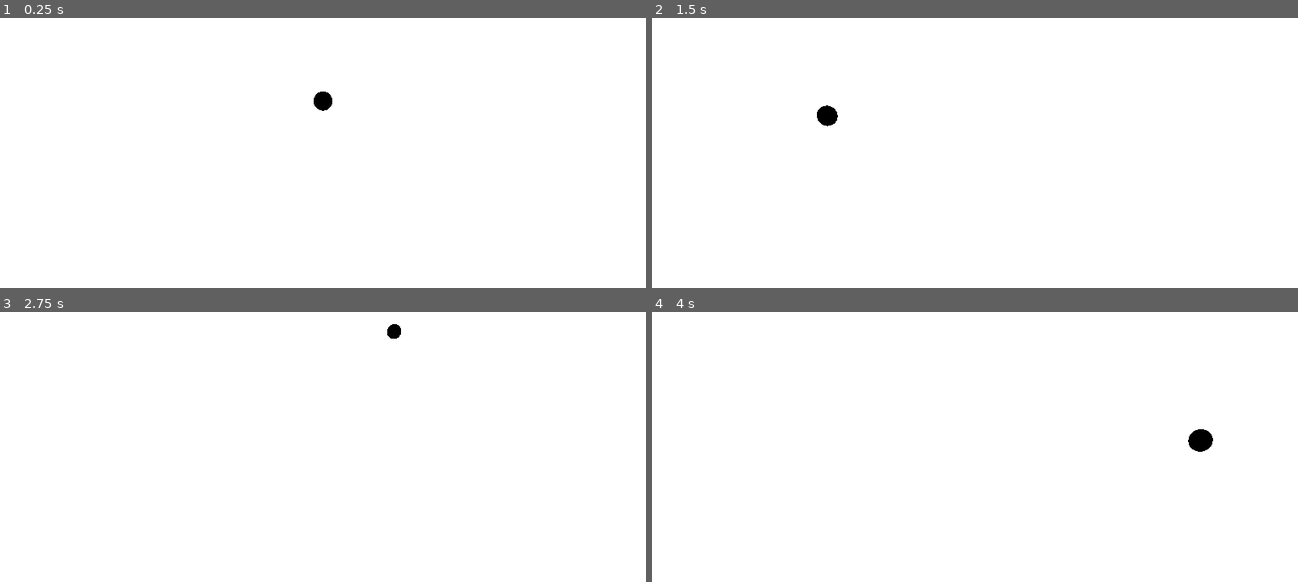
Above: before the commit, frames 1-4 (two rows, left to right).
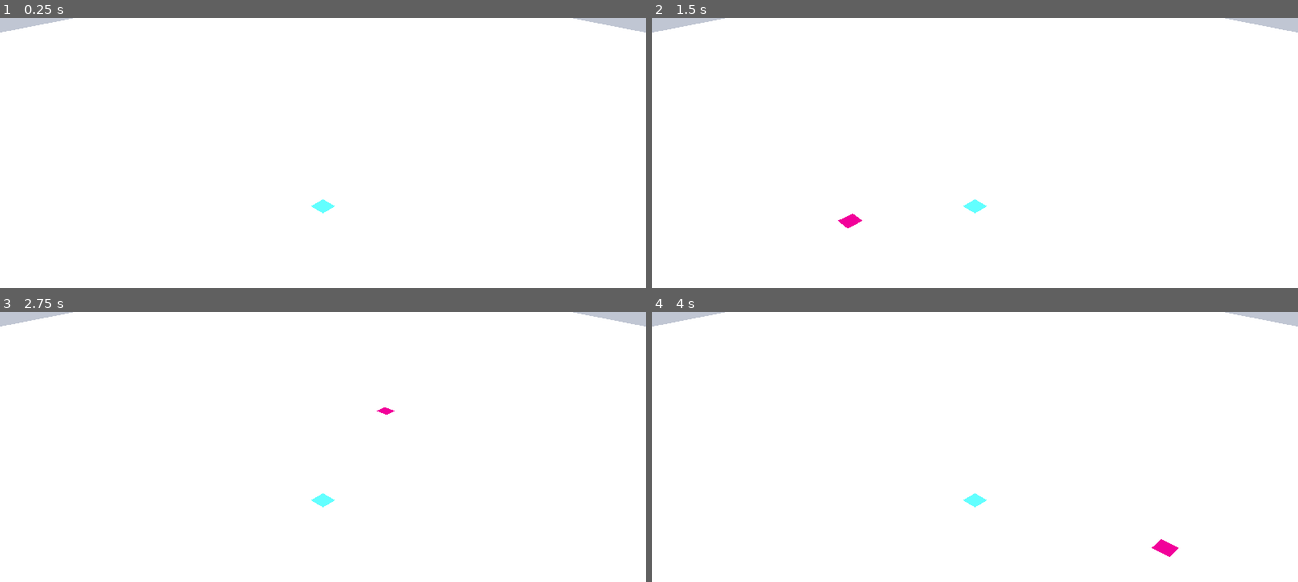
Above: after the commit, the same moments.

Repository: AlbertoHdezCerezo/a-godot-city-builder
Game: Godot game, scene res://scenes/sandbox/Sandbox.tscn
The game is run twice, just before and just after one commit, with the same random seed, the same clock (stepped at 60 frames per second) and the same inputs.
Inputs (mouse positions are in pixels of both pictures, inside the frame that each line leads up to):
- Up to frame 1 (0.25 s): no input
- Up to frame 2 (1.5 s): tap Enter at 0.5 s; move the mouse to (1117, 180) at 0.52 s; tap Space at 1.25 s; move the mouse to (845, 217) at 1.27 s
- Up to frame 3 (2.75 s): tap Enter at 2 s; move the mouse to (387, 414) at 2.02 s
- Up to frame 4 (4 s): tap Space at 2.75 s; move the mouse to (942, 565) at 2.77 s; tap Enter at 3.5 s; move the mouse to (1168, 546) at 3.52 s

The runs differ from the first frame. In frame 1, 0.9% of the frame differs, in the area x 0-100%, y 0-73%; in frame 2, 1.0%; in frame 3, 0.9%; in frame 4, 1.1%, in the area x 0-100%, y 0-91%.

Commit message:
chore: `BuilderGridmap` scene
Extends the existing `Gridmap` node with some basic logic to map world 3D coordinates to grid tiles.

Diff:
--- a/scenes/builder/builder.gd
+++ b/scenes/builder/builder.gd
@@ -1,5 +1,3 @@
-@tool
-
 extends Node3D
 
 class_name Builder
@@ -28,7 +26,7 @@
 		cursor_to_world_raycaster = null
 
 # Tile map where buildings will be places
-@export var gridmap: GridMap
+@export var builder_gridmap: BuilderGridmap
 
 # In-Game 3D cursor to preview buildinds to be placed in city
 @export var selector: Node3D
@@ -43,12 +41,8 @@
 	_move_selector_to_cursor_position()
 
 func _move_selector_to_cursor_position() -> void:
-	if _can_move_selector():
-		var new_position = cursor_to_world_raycaster.screen_cursor_position_in_world()
+	var cursor_position_in_world = cursor_to_world_raycaster.screen_cursor_position_in_world()
 
-		if new_position != null:
-			selector.position.x = new_position.x
-			selector.position.z = new_position.z
+	if cursor_position_in_world == null: return
 
-func _can_move_selector() -> bool:
-	return cursor_to_world_raycaster != null and selector != null
+	selector.position = builder_gridmap.world_position_to_tile_center(cursor_position_in_world) * Vector3(1, 0, 1)
--- a/scenes/builder/builder.tscn
+++ b/scenes/builder/builder.tscn
@@ -2,21 +2,21 @@
 
 [ext_resource type="Script" path="res://scenes/builder/builder.gd" id="1_ipd0f"]
 
-[sub_resource type="StandardMaterial3D" id="StandardMaterial3D_5njrq"]
+[sub_resource type="StandardMaterial3D" id="StandardMaterial3D_3vicn"]
 shading_mode = 0
-albedo_color = Color(0, 0, 0, 1)
+albedo_color = Color(0.889043, 2.02149e-06, 0.471187, 1)
 
-[sub_resource type="SphereMesh" id="SphereMesh_x2j0n"]
-material = SubResource("StandardMaterial3D_5njrq")
-radius = 0.1
-height = 0.2
+[sub_resource type="BoxMesh" id="BoxMesh_t52jh"]
+material = SubResource("StandardMaterial3D_3vicn")
+size = Vector3(1, 0, 1)
 
-[node name="Builder" type="Node3D"]
+[node name="Builder" type="Node3D" node_paths=PackedStringArray("selector")]
 script = ExtResource("1_ipd0f")
+selector = NodePath("GroundTileSelector")
 
 [node name="GroundTileSelector" type="Node3D" parent="."]
 
 [node name="Pointer" type="MeshInstance3D" parent="GroundTileSelector"]
-transform = Transform3D(1, 0, 0, 0, 1, 0, 0, 0, 1, 0, 1.27, 0)
+transform = Transform3D(1, 0, 0, 0, 1, 0, 0, 0, 1, 0, 0.01, 0)
 cast_shadow = 0
-mesh = SubResource("SphereMesh_x2j0n")
+mesh = SubResource("BoxMesh_t52jh")
--- /dev/null
+++ b/scenes/builder_gridmap/builder_gridmap.gd
@@ -0,0 +1,19 @@
+extends GridMap
+
+class_name BuilderGridmap
+
+func tile_local_center() -> Vector3:
+	return cell_size * 0.5
+
+func world_position_to_tile_coordinates(position: Vector3) -> Vector3:
+	return Vector3(
+		round((position.x - tile_local_center().x) / cell_size.x),
+		round((position.y - tile_local_center().y) / cell_size.y),
+		round((position.z - tile_local_center().z) / cell_size.z)
+	)
+
+func tile_coordinates_to_world_position(tile_coordinates: Vector3) -> Vector3:
+	return (tile_coordinates * cell_size) + tile_local_center()
+
+func world_position_to_tile_center(position: Vector3) -> Vector3:
+	return tile_coordinates_to_world_position(world_position_to_tile_coordinates(position))
--- /dev/null
+++ b/scenes/builder_gridmap/builder_gridmap.tscn
@@ -0,0 +1,6 @@
+[gd_scene load_steps=2 format=3 uid="uid://bkhftpvcbxjgx"]
+
+[ext_resource type="Script" path="res://scenes/builder_gridmap/builder_gridmap.gd" id="1_n3gac"]
+
+[node name="BuilderGridmap" type="GridMap"]
+script = ExtResource("1_n3gac")
--- a/scenes/sandbox/Sandbox.tscn
+++ b/scenes/sandbox/Sandbox.tscn
@@ -1,9 +1,13 @@
-[gd_scene load_steps=5 format=3 uid="uid://bke5aos7scrrr"]
+[gd_scene load_steps=7 format=3 uid="uid://bke5aos7scrrr"]
 
 [ext_resource type="PackedScene" uid="uid://cqjeyuvhnsxcq" path="res://assets/models/banner.glb" id="1_dcksc"]
 [ext_resource type="PackedScene" uid="uid://dq1vvxw3jq3do" path="res://scenes/environment/environment.tscn" id="2_wncav"]
 [ext_resource type="PackedScene" uid="uid://cyb8pf1d38500" path="res://scenes/builder/builder.tscn" id="3_d52ai"]
 [ext_resource type="PackedScene" uid="uid://da8wohpqrl2pd" path="res://scenes/cursor/cursor.tscn" id="4_jcbnu"]
+[ext_resource type="PackedScene" uid="uid://bkhftpvcbxjgx" path="res://scenes/builder_gridmap/builder_gridmap.tscn" id="5_psxm7"]
+
+[sub_resource type="StandardMaterial3D" id="StandardMaterial3D_fvapr"]
+albedo_color = Color(0.18833, 0.47658, 0.517076, 1)
 
 [node name="Sandbox" type="Node3D"]
 
@@ -15,17 +19,25 @@
 size = Vector3(100, 0, 100)
 
 [node name="View" type="Node3D" parent="."]
-transform = Transform3D(0.866025, -0.286788, 0.409576, 0, 0.819152, 0.573576, -0.5, -0.496732, 0.709406, 0, 0, 0)
+transform = Transform3D(0.707106, -0.40558, 0.579228, 0, 0.819152, 0.573576, -0.707106, -0.40558, 0.579228, 0, 0, 0)
 
 [node name="Camera" type="Camera3D" parent="View"]
-transform = Transform3D(1, 0, 0, 0, 1, 0, 0, 0, 1, 0, 0, 6)
+transform = Transform3D(1, 0, 0, 0, 1, 0, 0, 0, 1, 0, 0, 30)
 fov = 40.0
 
 [node name="Environment" parent="." instance=ExtResource("2_wncav")]
 
-[node name="Builder" parent="." node_paths=PackedStringArray("cursor", "camera", "selector") instance=ExtResource("3_d52ai")]
+[node name="Builder" parent="." node_paths=PackedStringArray("cursor", "camera", "builder_gridmap") instance=ExtResource("3_d52ai")]
 cursor = NodePath("../Cursor")
 camera = NodePath("../View/Camera")
-selector = NodePath("GroundTileSelector")
+builder_gridmap = NodePath("../BuilderGridmap")
 
 [node name="Cursor" parent="." instance=ExtResource("4_jcbnu")]
+
+[node name="CSGBox3D2" type="CSGBox3D" parent="."]
+transform = Transform3D(1, 0, 0, 0, 1, 0, 0, 0, 1, 0.5, 0.01, 0.5)
+size = Vector3(1, 0, 1)
+material = SubResource("StandardMaterial3D_fvapr")
+
+[node name="BuilderGridmap" parent="." instance=ExtResource("5_psxm7")]
+cell_size = Vector3(1, 1, 1)
